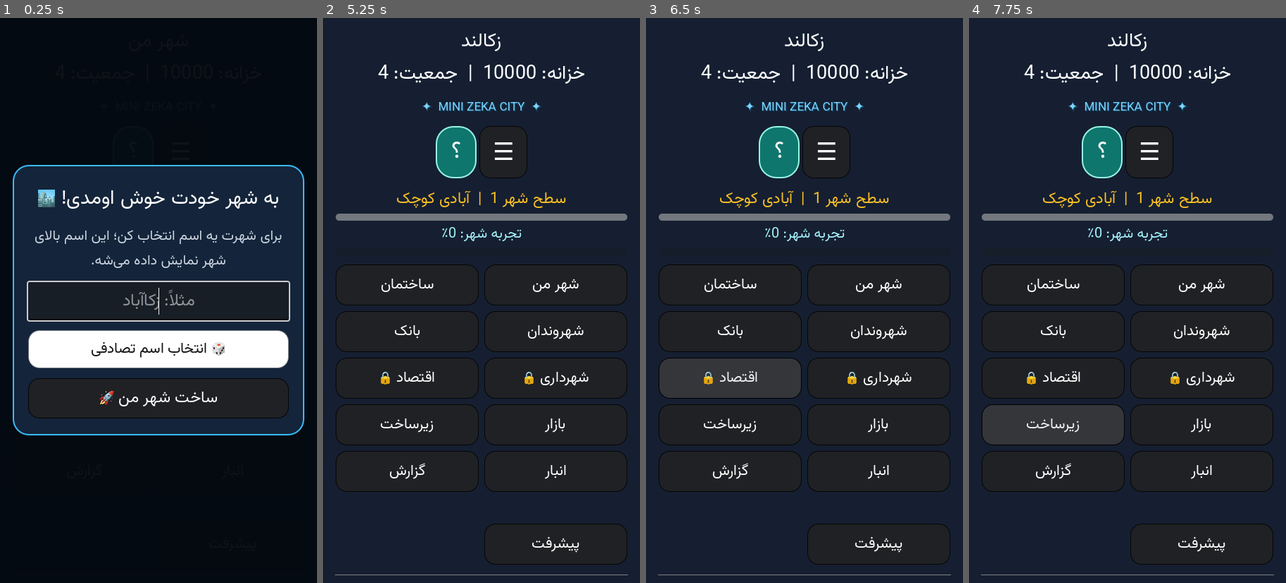
Above: before the commit, frames 1-4 (left to right).
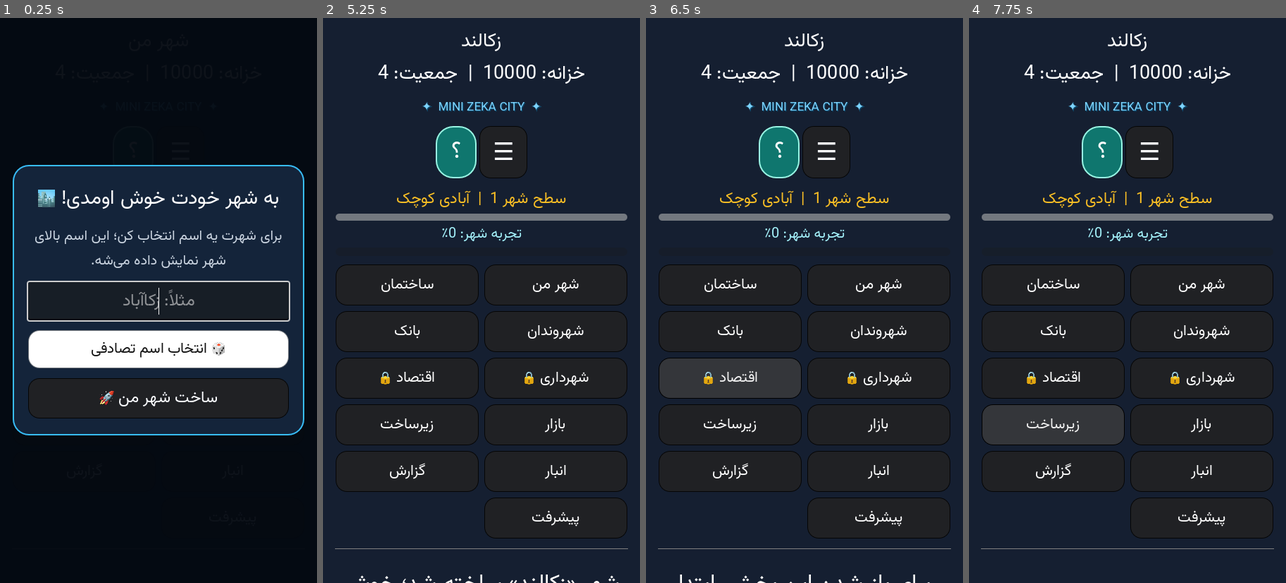
Above: after the commit, the same moments.

Repository: zekainstabot/mini-zeka-city
Game: Godot game, scene res://Main.tscn
Same seed, same stepped clock (60 frames per second), same inputs: the game is played once before the commit and once after it.
Inputs:
- Up to frame 1 (0.25 s): no input
- Up to frame 2 (5.25 s): click "☰" at 0.5 s; click "؟" at 1.25 s; click "شهر من" at 2 s; click "ساختمان" at 2.75 s; click "شهروندان" at 3.5 s; click "بانک" at 4.25 s; click "شهرداری 🔒" at 5 s
- Up to frame 3 (6.5 s): click "اقتصاد 🔒" at 5.75 s
- Up to frame 4 (7.75 s): click "بازار" at 6.5 s; click "زیرساخت" at 7.25 s

The runs differ from the first frame. In frame 2, 0.9% of the frame differs, in the area x 3-97%, y 84-100%; in frame 3, 0.8%; in frame 4, 0.7%.
Error before the commit: Parse Error: Too few arguments for "_ensure_daily_missions()" call. Expected at least 1 but received 0. (res://scripts/MissionSystem.gd:27)

Commit message:
Fix daily mission helper delegation

Diff:
--- a/scripts/MissionSystem.gd
+++ b/scripts/MissionSystem.gd
@@ -24,7 +24,7 @@
 
 static func get_daily_missions(engine):
 	var state = engine.state
-	var daily = _ensure_daily_missions()
+	var daily = engine._ensure_daily_missions()
 	var building_progress = max(0, state.get("buildings", []).size() - int(daily.get("baseline_buildings", 0)))
 	var employed_progress = max(0, engine.get_employed_count() - int(daily.get("baseline_employed", 0)))
 	var day_progress = max(0, int(state.get("day", 1)) - int(daily.get("baseline_city_day", 1)))
